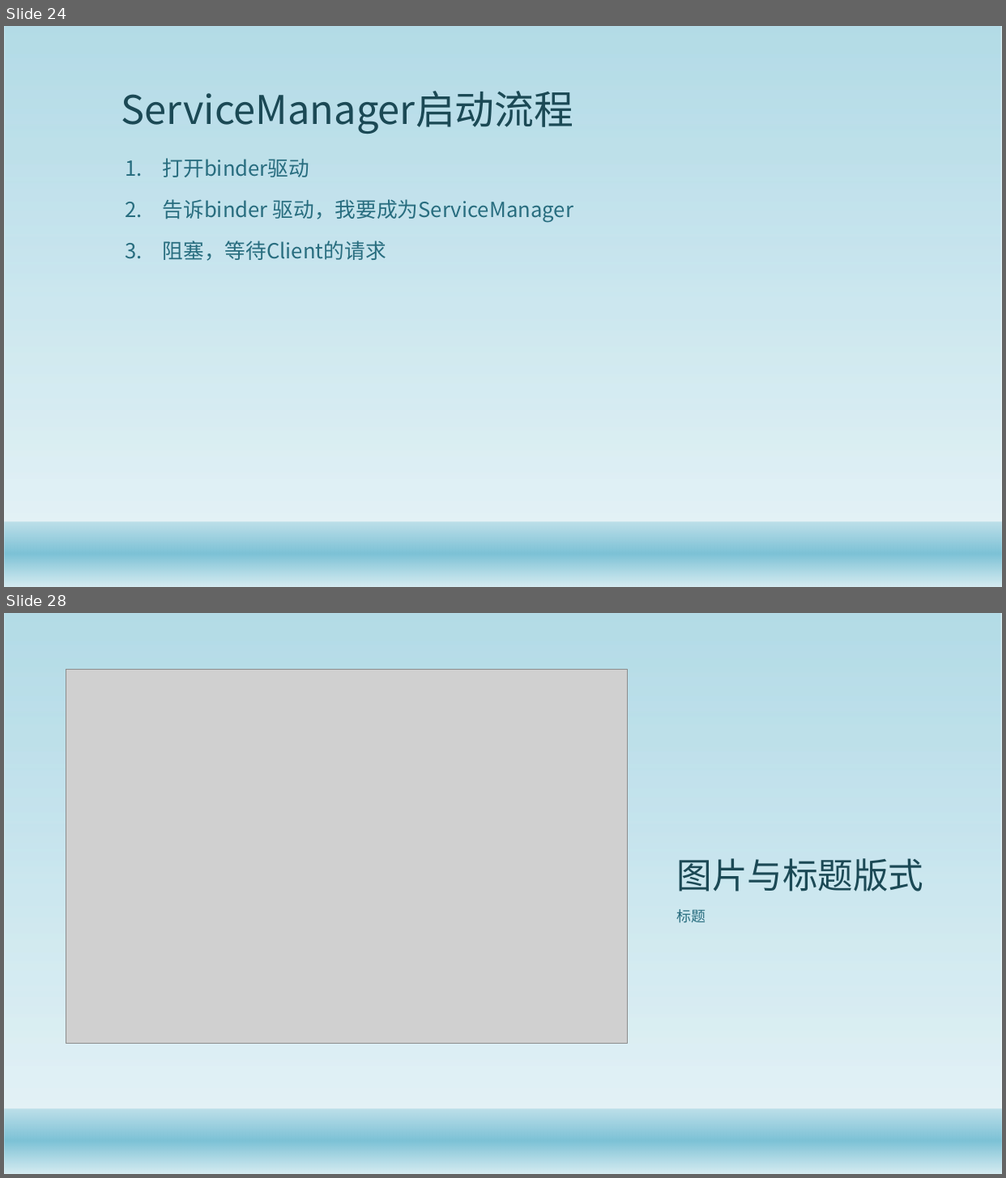
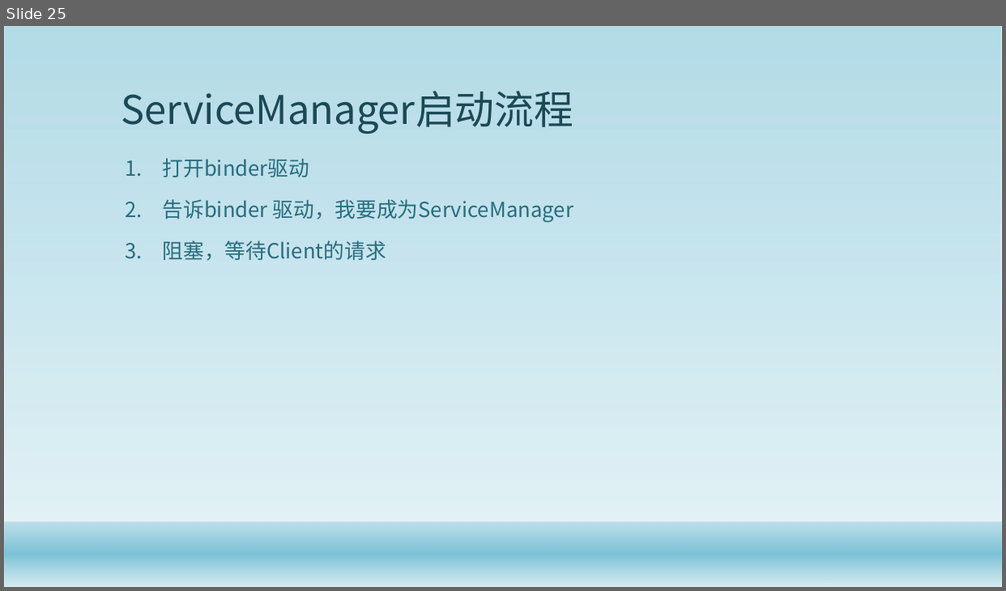
Before and after one commit to gaozhuo/binder-, a slide deck: 技术分享.pptx. Shown one above the other, each under a label of ours: slides 24 and 28 before the commit, slide 25 after it; the slides between them are not shown. The pictures are 1006x1178 and 1006x591 pixels, drawn with LibreOffice and Linux fonts; fonts in the diff are those of the drawing; grey boxes stand for pictures; background and template pictures are left out. Boxes give left, top, right and bottom in pixels: in the first picture for what was removed or moved away, otherwise in the second. Text is boxed around its words. In the diff, an @@ line names an element or a change of style, - is before the commit and + after.

```diff
--- a/技术分享.pptx
+++ b/技术分享.pptx
@@ slide 28 removed at [4,613,1002,1174], background #FFFFFF; not listed: 2 template elements that a slide beside it also shows @@
@@ picture removed at [66,669,628,1043] @@
@@ title removed at [677,858,924,892] @@
-图片与标题版式
@@ text removed at [677,909,706,923] @@
-标题
@@ what was slide 24 is now slide 25 @@
```
Also in this commit, not shown: 4 slides changed, 14 slides added, 16 other slides removed, 10 other files.
